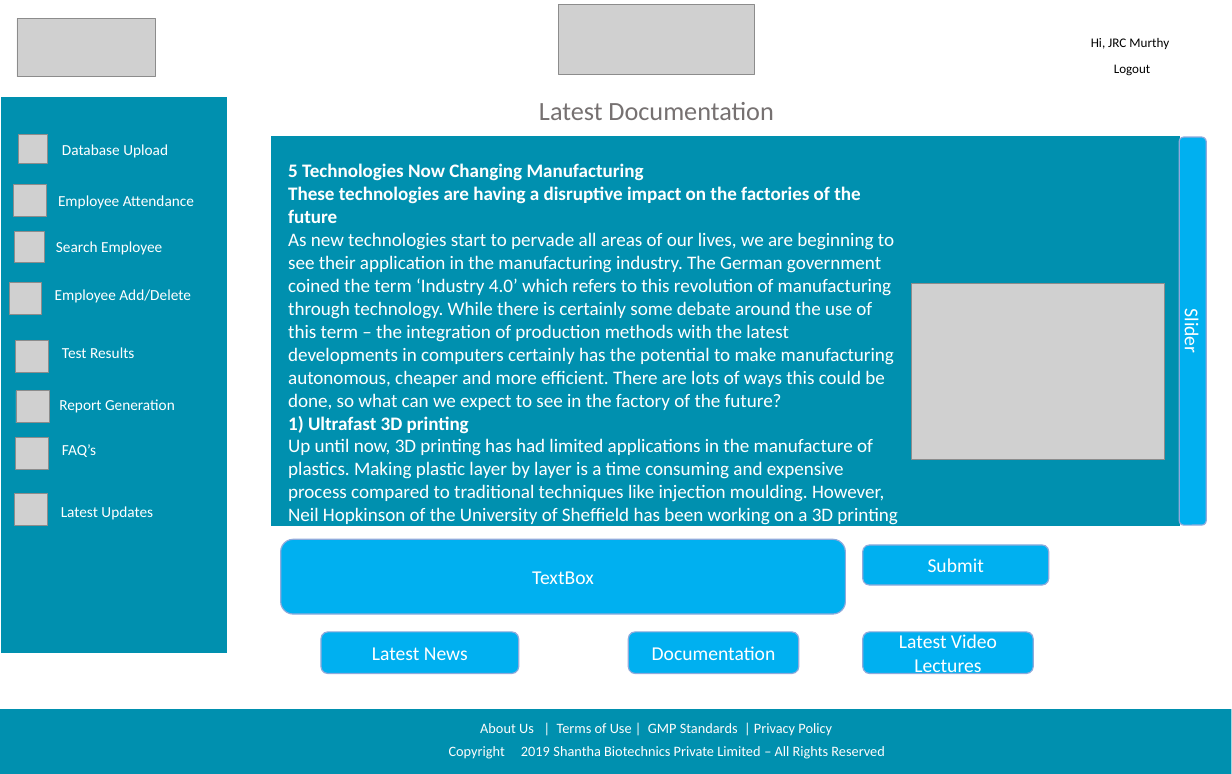
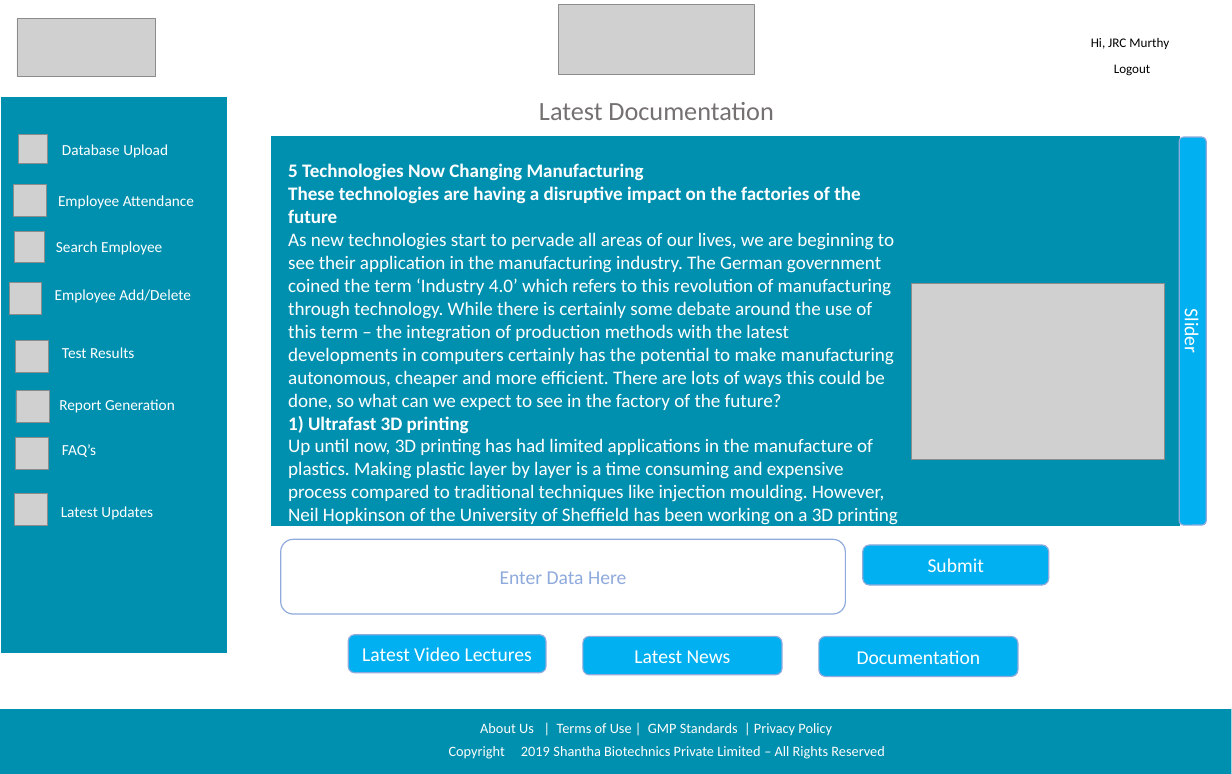
Before and after one commit to sarthakbhutani/Shantha_sih2019, a slide deck: slide 8 of Documentation/Screen Designs/Shanta Sanofi Screen Designs.pptx (slide 9 before the commit). Drawn at 1232x774 pixels with LibreOffice and Linux fonts; fonts in the diff are those of the drawing; grey boxes stand for pictures; background and template pictures are left out. Boxes give left, top, right and bottom in pixels: in the first picture for what was removed or moved away, otherwise in the second. Text is boxed around its words. In the diff, an @@ line names an element or a change of style, - is before the commit and + after.

```diff
--- a/Documentation/Screen Designs/Shanta Sanofi Screen Designs.pptx
+++ b/Documentation/Screen Designs/Shanta Sanofi Screen Designs.pptx
@@ rounded rectangle "Enter Data Here" at (280,539,845,614): fill #00B0F0 to #FFFFFF @@
@@ text in rounded rectangle at (500,571,626,584): text changed; text colour #FFFFFF to #8FAADC @@
-TextBox
+Enter Data Here
@@ rounded rectangle "Latest Video Lectures": place and size @@
-rounded rectangle "Latest Video Lectures" at (863,632,1033,673)
+rounded rectangle "Latest Video Lectures" at (348,634,546,672)
@@ rounded rectangle "Latest News": place and size @@
-rounded rectangle "Latest News" at (321,632,518,673)
+rounded rectangle "Latest News" at (583,636,782,675)
@@ rounded rectangle "Documentation": place and size @@
-rounded rectangle "Documentation" at (628,632,799,673)
+rounded rectangle "Documentation" at (818,636,1018,677)
```
Also in this commit, not shown: 3 other slides changed, 1 slide removed.
